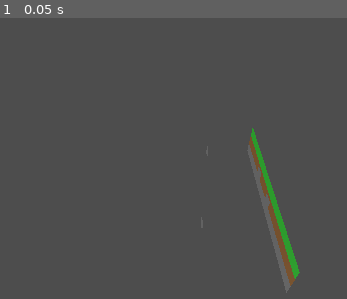
Above: before the commit, frame 1.
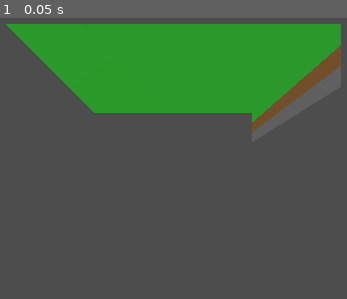
Above: after the commit, the same moment.

Repository: Ephesius/godot-voxels
Game: Godot game, scene res://scenes/world.tscn
Two runs of this game, one before a commit and one after it. Both use one fixed random seed, a clock stepped at 60 frames per second and the inputs below. The project has no main scene, so this scene is started directly.
Inputs:
- Up to frame 1 (0.05 s): no input

The runs differ from the first frame. In frame 1, 27% of the frame differs, in the area x 1-99%, y 2-98%.

Commit message:
Adjust test scene view

Diff:
--- a/scripts/main.gd
+++ b/scripts/main.gd
@@ -14,18 +14,18 @@
 			chunk.set_block(x, 2, z, Block.Type.GRASS)
 
 	# Add some variation
-	for i in range(5):
-		var x = randi() % 16
-		var z = randi() % 16
-		chunk.set_block(x, 3, z, Block.Type.STONE)
+	#for i in range(5):
+		#var x = randi() % 16
+		#var z = randi() % 16
+		#chunk.set_block(x, 3, z, Block.Type.STONE)
 
 	# Generate the mesh
 	chunk.generate_mesh()
 
 	# Position the camera to see the chunk
 	var camera = Camera3D.new()
-	camera.position = Vector3(8, 20, 25)
-	camera.look_at_from_position(Vector3(8, 20, 25), Vector3(8, 2, 8))
+	camera.position = Vector3(8, -5, 30)
+	# camera.look_at_from_position(Vector3(0, 0, 0), Vector3(8, 1, 8))
 	add_child(camera)
 
 	# Add lighting
